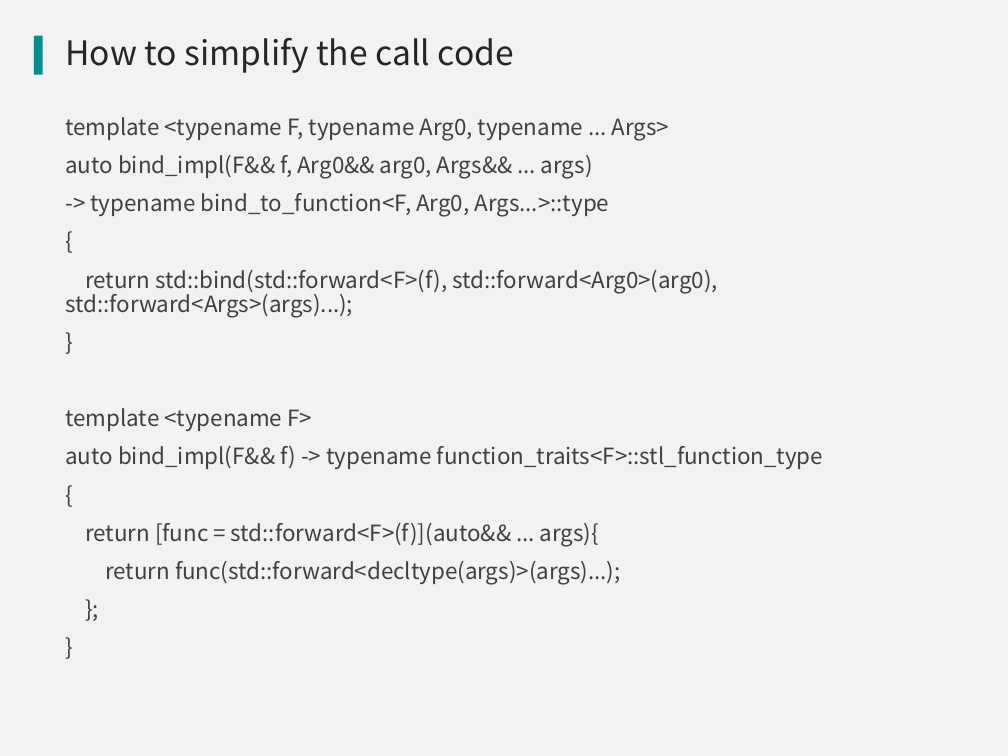
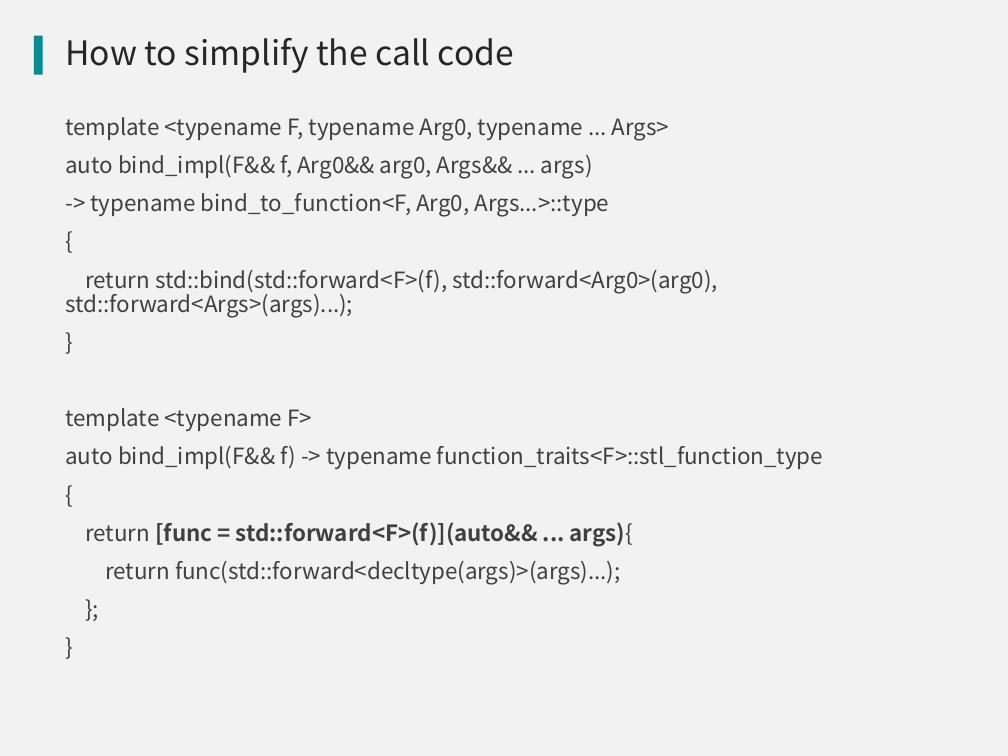
Before and after one commit to qicosmos/cppnow2017-ppt, a slide deck: slide 42 of An easy to use RPC framework implemented by c++11 and c++14 - shorter.pptx. Drawn at 1008x756 pixels with LibreOffice and Linux fonts; fonts in the diff are those of the drawing; background and template pictures are left out. Boxes give left, top, right and bottom in pixels: in the first picture for what was removed or moved away, otherwise in the second. Text is boxed around its words. In the diff, an @@ line names an element or a change of style, - is before the commit and + after.

```diff
--- a/An easy to use RPC framework implemented by c++11 and c++14 - shorter.pptx
+++ b/An easy to use RPC framework implemented by c++11 and c++14 - shorter.pptx
@@ text at bbox=[85, 522, 634, 546]: bold on in "[func = std::forward<F>(f)](auto&& ... args){" @@
```
Also in this commit, not shown: 2 other slides changed.
